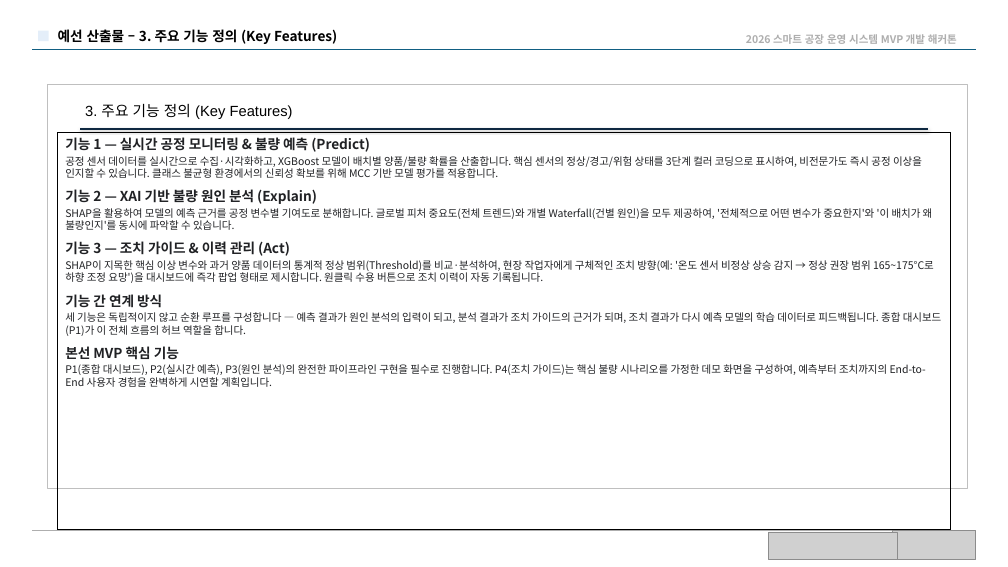
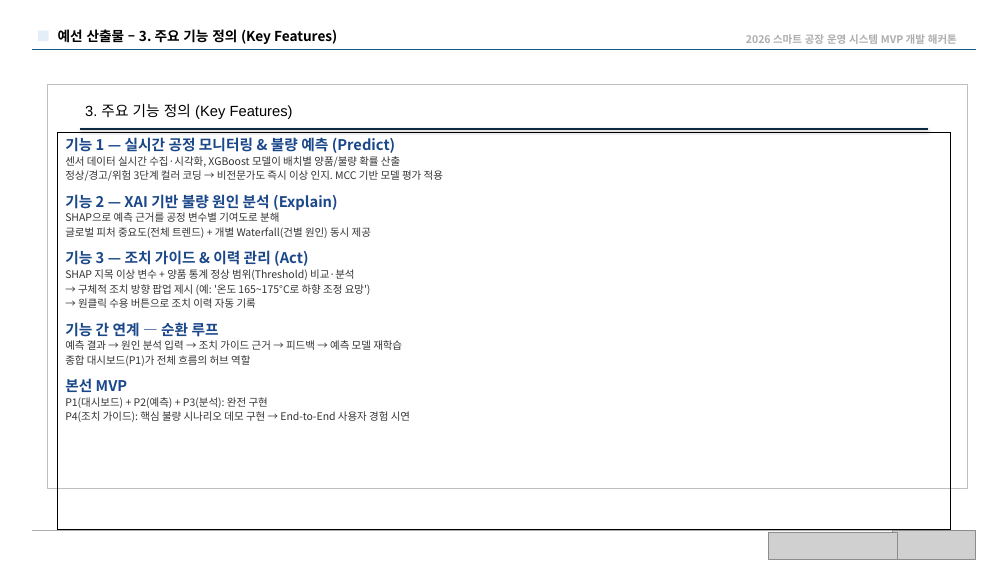
Before and after one commit to Dacon-Organization/qualitylens, a slide deck: slide 4 of QualityLens_기획서.pptx. Drawn at 1008x567 pixels with LibreOffice and Linux fonts; fonts in the diff are those of the drawing; grey boxes stand for pictures. Boxes give left, top, right and bottom in pixels: in the first picture for what was removed or moved away, otherwise in the second. Text is boxed around its words. In the diff, an @@ line names an element or a change of style, - is before the commit and + after.

```diff
--- a/QualityLens_기획서.pptx
+++ b/QualityLens_기획서.pptx
@@ text in rectangle at bbox=[65, 136, 395, 266]: size 13 to 14 pt, text colour #202124 to #1A478A in "기능 1 — 실시간 공정 모니터링 & ...", "기능 2 — XAI 기반 불량 원인 ...", "기능 3 — 조치 가이드 & 이력 ..."; more space between paragraphs @@
@@ text in rectangle at bbox=[65, 156, 443, 181]: text changed; text colour #202124 to #333333 @@
-공정 센서 데이터를 실시간으로 수집·시각화하고, XGBoost 모델이 배치별 양품/불량 확률을 산출합니다. 핵심 센서의 정상/경고/위험 상태를 3단계 컬러 코딩으로 표시하여, 비전문가도 즉시 공정 이상을 인지할 수 있습니다. 클래스 불균형 환경에서의 신뢰성 확보를 위해 MCC 기반 모델 평가를 적용합니다.
+센서 데이터 실시간 수집·시각화, XGBoost 모델이 배치별 양품/불량 확률 산출
+정상/경고/위험 3단계 컬러 코딩 → 비전문가도 즉시 이상 인지. MCC 기반 모델 평가 적용
@@ text in rectangle at bbox=[65, 212, 371, 238]: text changed; text colour #202124 to #333333 @@
-SHAP을 활용하여 모델의 예측 근거를 공정 변수별 기여도로 분해합니다. 글로벌 피처 중요도(전체 트렌드)와 개별 Waterfall(건별 원인)을 모두 제공하여, '전체적으로 어떤 변수가 중요한지'와 '이 배치가 왜 불량인지'를 동시에 파악할 수 있습니다.
+SHAP으로 예측 근거를 공정 변수별 기여도로 분해
+글로벌 피처 중요도(전체 트렌드) + 개별 Waterfall(건별 원인) 동시 제공
@@ text in rectangle at bbox=[65, 269, 410, 422]: text changed; text colour #202124 to #333333 @@
-SHAP이 지목한 핵심 이상 변수와 과거 양품 데이터의 통계적 정상 범위(Threshold)를 비교·분석하여, 현장 작업자에게 구체적인 조치 방향(예: '온도 센서 비정상 상승 감지 → 정상 권장 범위 165~175°C로 하향 조정 요망')을 대시보드에 즉각 팝업 형태로 제시합니다. 원클릭 수용 버튼으로 조치 이력이 자동 기록됩니다.
-기능 간 연계 방식
-세 기능은 독립적이지 않고 순환 루프를 구성합니다 — 예측 결과가 원인 분석의 입력이 되고, 분석 결과가 조치 가이드의 근거가 되며, 조치 결과가 다시 예측 모델의 학습 데이터로 피드백됩니다. 종합 대시보드(P1)가 이 전체 흐름의 허브 역할을 합니다.
-본선 MVP 핵심 기능
-P1(종합 대시보드), P2(실시간 예측), P3(원인 분석)의 완전한 파이프라인 구현을 필수로 진행합니다. P4(조치 가이드)는 핵심 불량 시나리오를 가정한 데모 화면을 구성하여, 예측부터 조치까지의 End-to-End 사용자 경험을 완벽하게 시연할 계획입니다.
+SHAP 지목 이상 변수 + 양품 통계 정상 범위(Threshold) 비교·분석
+→ 구체적 조치 방향 팝업 제시 (예: '온도 165~175°C로 하향 조정 요망')
+→ 원클릭 수용 버튼으로 조치 이력 자동 기록
+기능 간 연계 — 순환 루프
+예측 결과 → 원인 분석 입력 → 조치 가이드 근거 → 피드백 → 예측 모델 재학습
+종합 대시보드(P1)가 전체 흐름의 허브 역할
+본선 MVP
+P1(대시보드) + P2(예측) + P3(분석): 완전 구현
+P4(조치 가이드): 핵심 불량 시나리오 데모 구현 → End-to-End 사용자 경험 시연
```
Also in this commit, not shown: 6 other slides changed, 11 other files.
